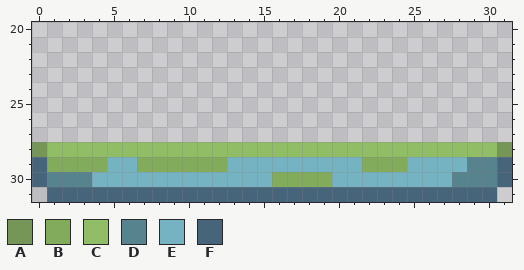
Pixel-art sprite: Assets/Game/Sprites/World/Lift_moss.png. The picture above is the old version.
The file is 32x32 pixels. Shown: x 0..31, y 20..31.
Palette (. is transparent): A #759657  B #83ab5c  C #91bd66  D #57838f  E #76b3c2  F #47657a
Pixels before, first column x 0:
28 ACCCCCCCCCCCCCCCCCCCCCCCCCCCCCCA
29 FBBBBEEBBBBBBEEEEEEEEEBBBEEEEDDF
30 FDDDEEEEEEEEEEEEBBBBEEEEEEEEDDDF
31 .FFFFFFFFFFFFFFFFFFFFFFFFFFFFFF.
After:
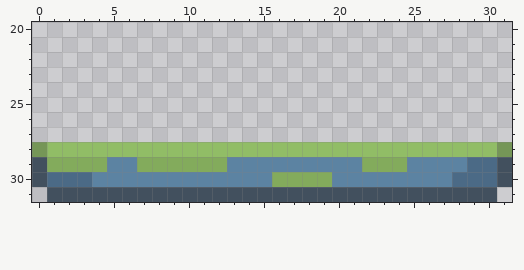
The edit:
colour D: #57838f -> #4b6a86
colour E: #76b3c2 -> #5c83a2
colour F: #47657a -> #42505e
